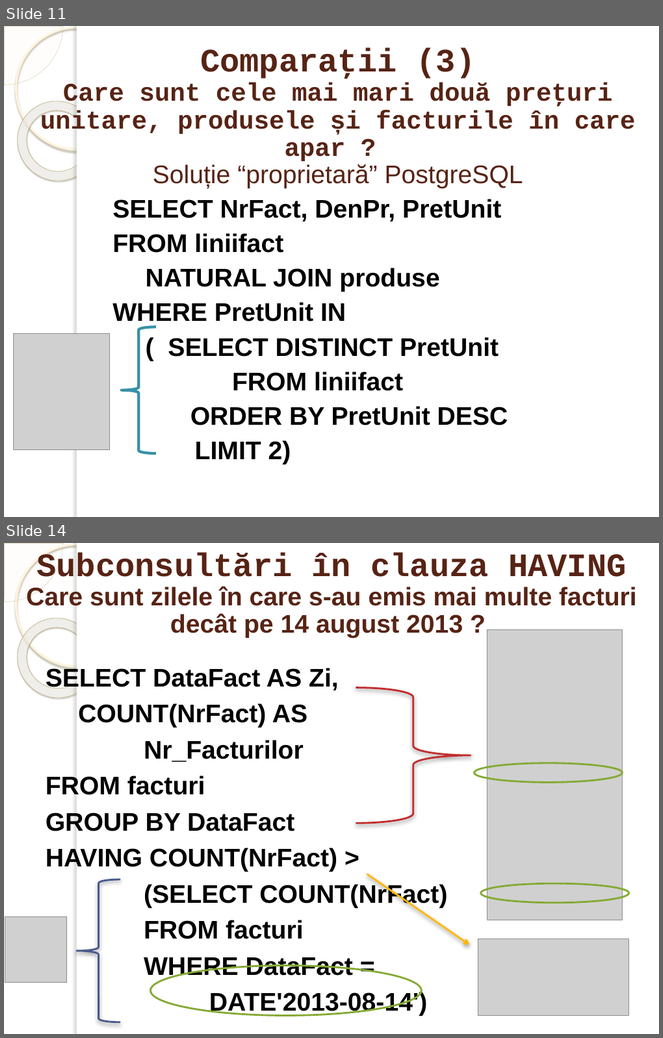
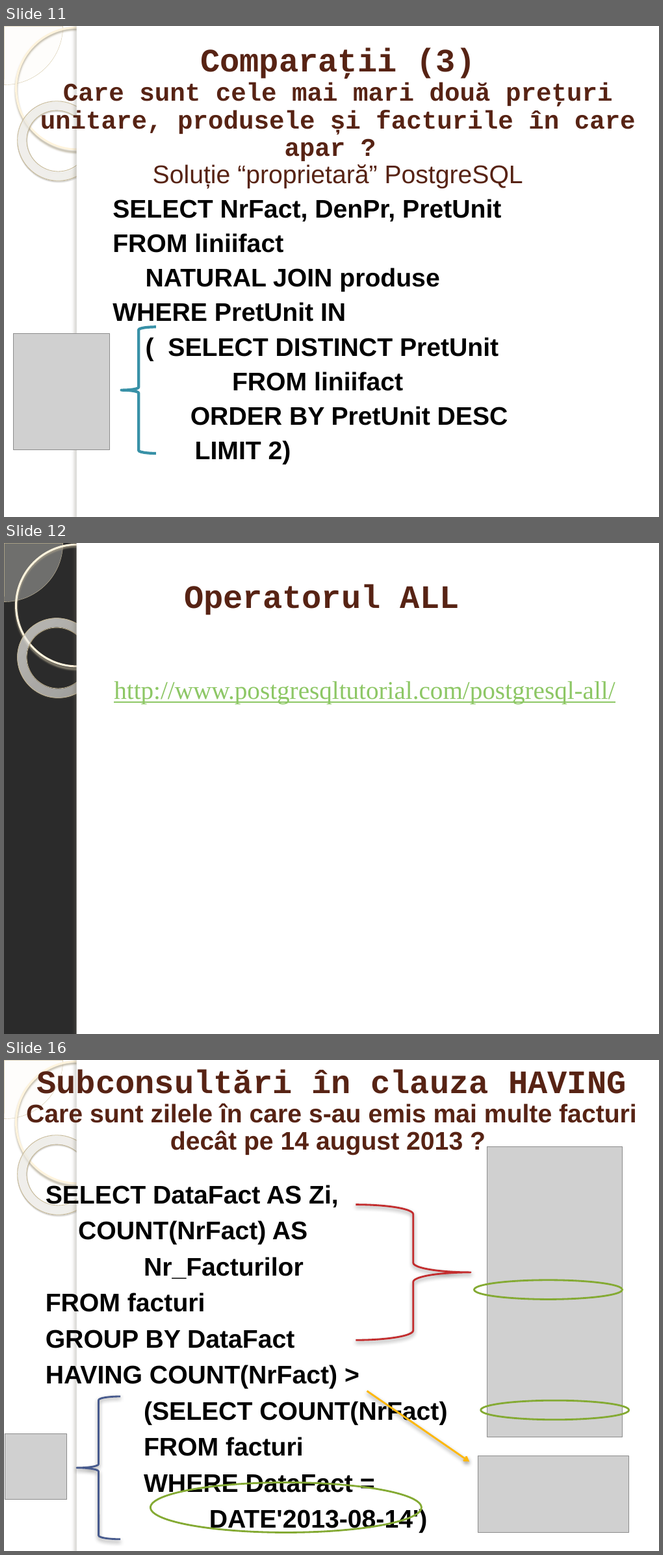
Before and after one commit to marinfotache/Baze-de-date-I, a slide deck: 14-18_SQL Interogari avansate/15_SQL6_SELECT_Subconsultari_WHERE_HAVING.pptx. Shown one above the other, each under a label of ours: slides 11 and 14 before the commit, slides 11, 12 and 16 after it; the slides between them are not shown. The pictures are 663x1038 and 663x1555 pixels, drawn with LibreOffice and Linux fonts; fonts in the diff are those of the drawing; grey boxes stand for pictures; background and template pictures are left out; a plain dark background stands for a picture behind light text. Boxes give left, top, right and bottom in pixels: in the first picture for what was removed or moved away, otherwise in the second. Text is boxed around its words. In the diff, an @@ line names an element or a change of style, - is before the commit and + after.

```diff
--- a/14-18_SQL Interogari avansate/15_SQL6_SELECT_Subconsultari_WHERE_HAVING.pptx
+++ b/14-18_SQL Interogari avansate/15_SQL6_SELECT_Subconsultari_WHERE_HAVING.pptx
@@ slide 12 added at (4, 543, 659, 1034), background picture (left out); not listed: 5 template elements that a slide beside it also shows @@
@@ text added at (184, 585, 460, 615), 36 pt, text #572314, bold @@
+Operatorul ALL
@@ text added at (114, 681, 615, 704), 28 pt, text #8DC765, underline @@
+http://www.postgresqltutorial.com/postgresql-all/
@@ what was slide 14 is now slide 16 @@
```
Also in this commit, not shown: 4 slides changed, 2 other slides added.
